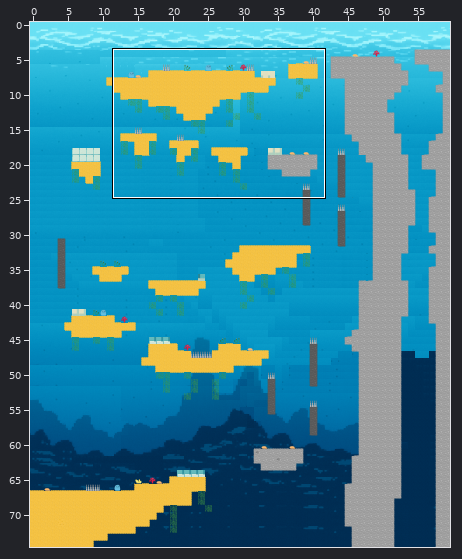
Tiled map -- maps/primeira_fase.tmx. Above, an overview of the earlier version with the close-up marked.
Close-up. As it was:
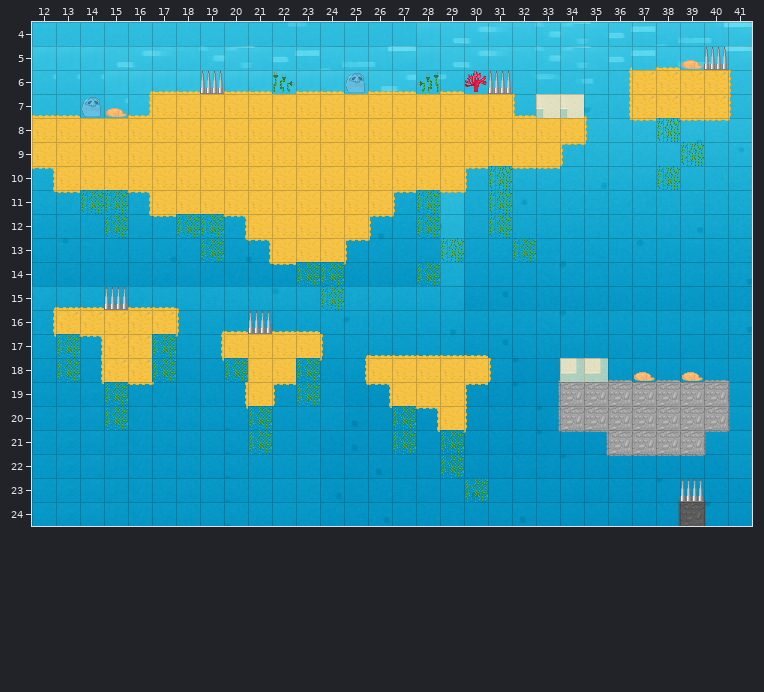
Cells are 32x32 px. Shown: x 12..41, y 4..24. The commit also changed other parts of the map, which this record leaves out.
After:
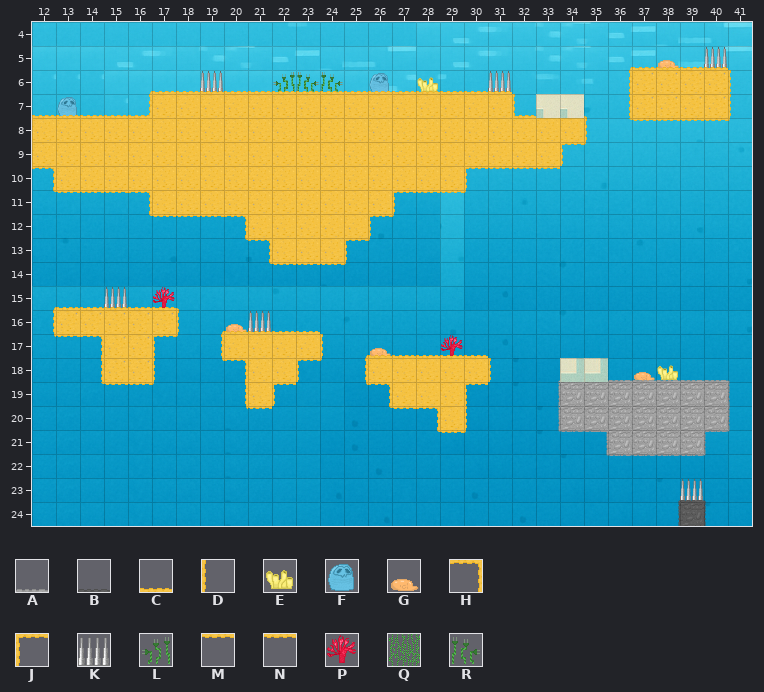
Key: from "Tiles_Fase1": A 2, B 7, C 52, D 75, E 76, F 77, G 78, H 81, J 84, K 86, L 89, M 92, N 93, P 96, Q 98, R 99.
_ is an empty cell.
Tiles of an added or newly shown layer are drawn over the layers below it.
Changes in this commit:
Layer "espinhos" (added):
y 5: x 38 _ -> G; x 40 _ -> K
y 6: x 19 _ -> K; x 22..24 ___ -> LRR; x 26 _ -> F; x 28 _ -> E; x 31 _ -> K
y 7: x 13 _ -> F
y 15: x 15 _ -> K; x 17 _ -> P
y 16: x 20..21 __ -> GK
y 17: x 26 _ -> G; x 29 _ -> P
y 18: x 37..38 __ -> GE
y 23: x 39 _ -> K
Layer "floor":
y 5: x 37 _ -> C; x 39..40 GK -> CC
y 6: x 19 K -> C; x 22 R -> C; x 25 F -> C; x 28 L -> C; x 30..31 PK -> CC
y 7: x 14..15 FG -> CC
y 8: x 38 Q -> M
y 9: x 39 Q -> _
y 10: x 31 Q -> N; x 38 Q -> _
y 11: x 14..15 QQ -> MM; x 28 Q -> N; x 31 Q -> _
y 12: x 15 Q -> _; x 18..19 QQ -> MM; x 28 Q -> _; x 31 Q -> _
y 13: x 19 Q -> _; x 29 Q -> _; x 32 Q -> _
y 14: x 23..24 QQ -> NN; x 28 Q -> _
y 15: x 15 K -> C; x 24 Q -> _
y 16: x 21 K -> C
y 17: x 13 Q -> M; x 17 Q -> J
y 18: x 13 Q -> _; x 17 Q -> D; x 20 Q -> H; x 23 Q -> J; x 37 G -> A; x 39 G -> A
y 19: x 15 Q -> M; x 23 Q -> _
y 20: x 15 Q -> _; x 21 Q -> N; x 27 Q -> N
y 21: x 21 Q -> _; x 27 Q -> _; x 29 Q -> N
y 22: x 29 Q -> _
y 23: x 30 Q -> _; x 39 K -> B
